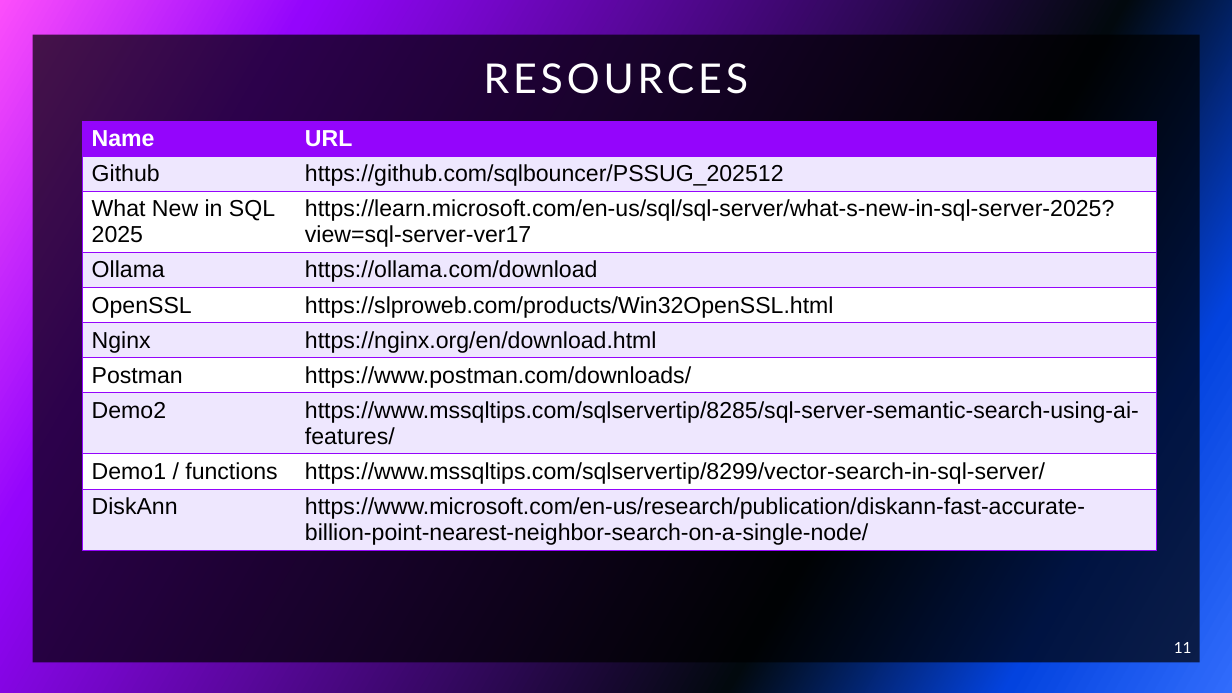
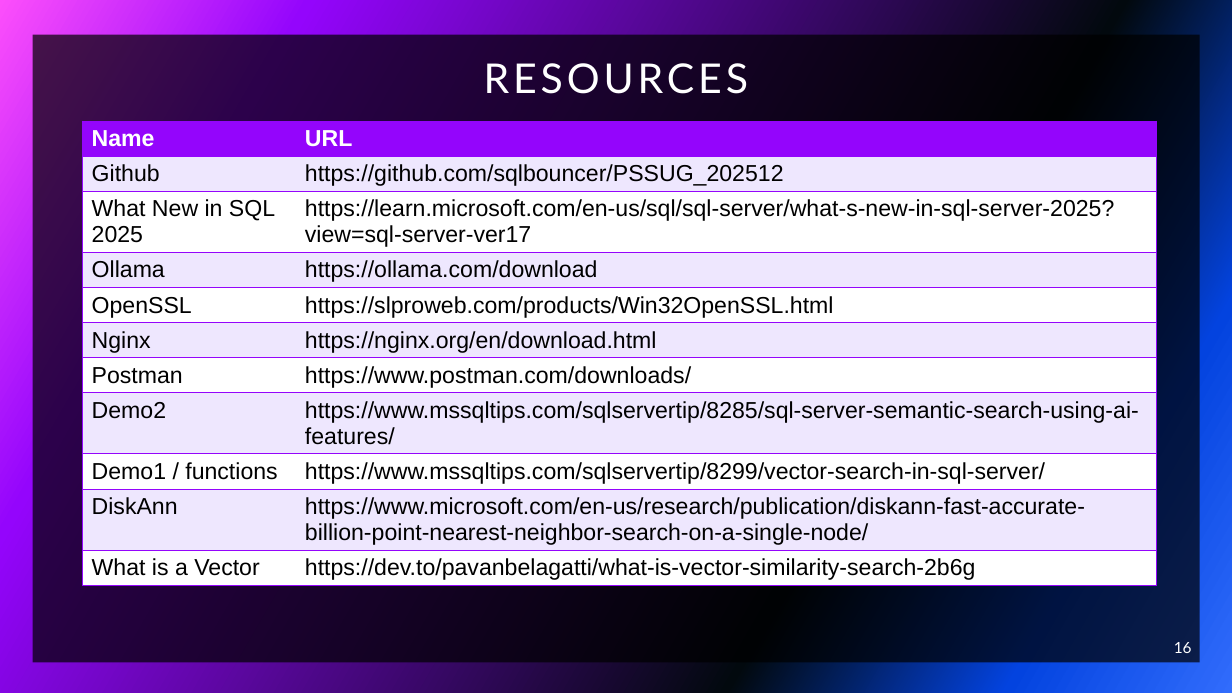
Before and after one commit to sqlbouncer/PSSUG_202512, a slide deck: slide 16 of PSSUG_202511.pptx (slide 11 before the commit). Drawn at 1232x693 pixels with LibreOffice and Linux fonts; fonts in the diff are those of the drawing. Boxes give left, top, right and bottom in pixels: in the first picture for what was removed or moved away, otherwise in the second. Text is boxed around its words. In the diff, an @@ line names an element or a change of style, - is before the commit and + after.

```diff
--- a/PSSUG_202511.pptx
+++ b/PSSUG_202511.pptx
@@ table at [82, 121, 1157, 611] @@
+row 11: What is a Vector | https://dev.to/pavanbelagatti/what-is-vector-similarity-search-2b6g
@@ page number at [1174, 642, 1192, 653]: text changed @@
-11
+16
```
Also in this commit, not shown: 2 other slides changed, 7 slides added, 2 slides removed, 4 other files.
